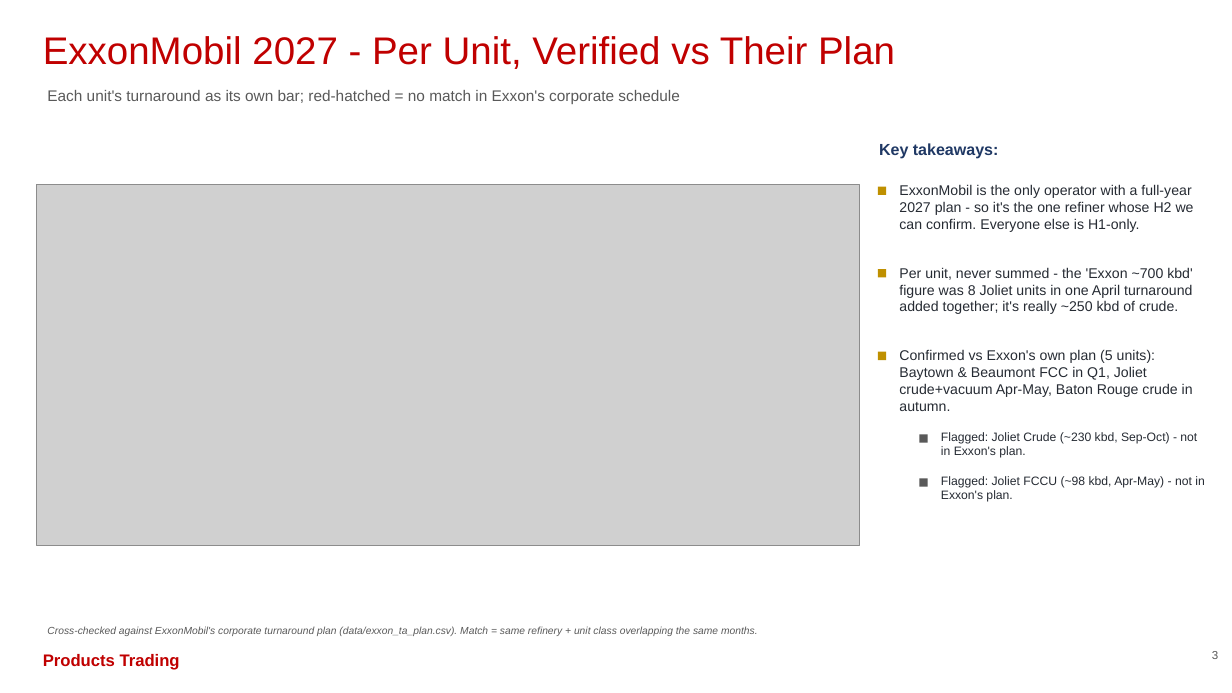
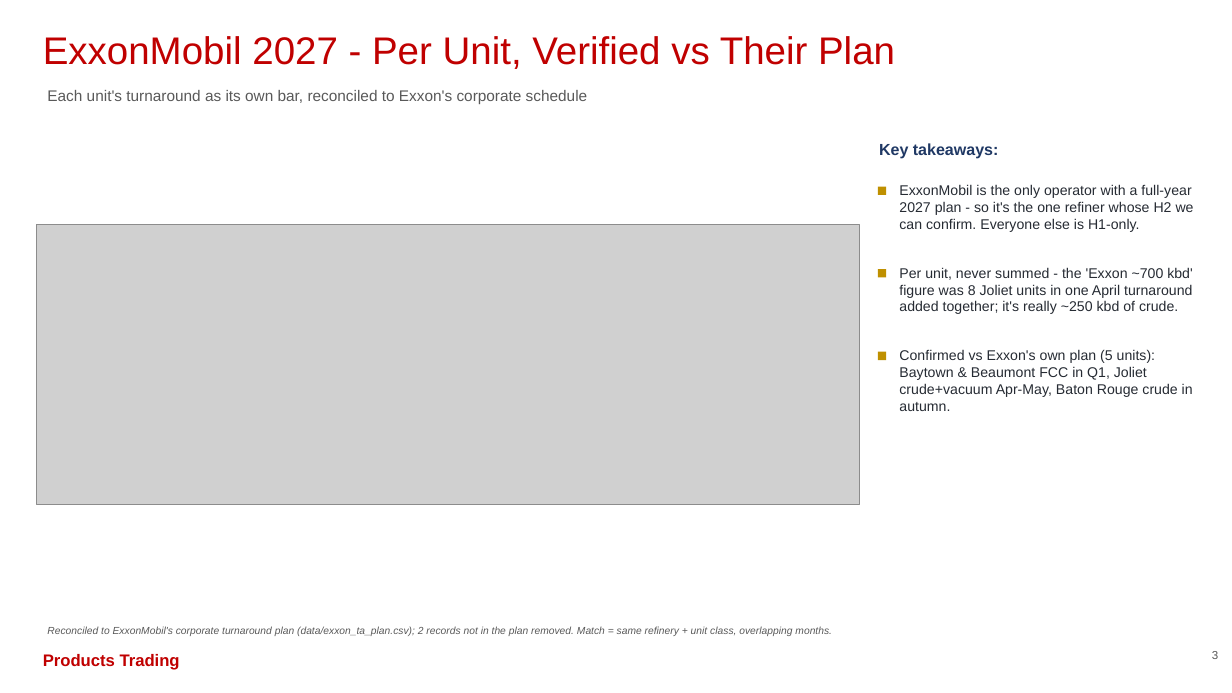
Before and after one commit to HoldenCole/Outages-script, a slide deck: slide 4 of output/outage_deck.pptx. Drawn at 1232x693 pixels with LibreOffice and Linux fonts; fonts in the diff are those of the drawing; grey boxes stand for pictures. Boxes give left, top, right and bottom in pixels: in the first picture for what was removed or moved away, otherwise in the second. Text is boxed around its words. In the diff, an @@ line names an element or a change of style, - is before the commit and + after.

```diff
--- a/output/outage_deck.pptx
+++ b/output/outage_deck.pptx
@@ text at bbox=[47, 90, 588, 104]: text changed @@
-Each unit's turnaround as its own bar; red-hatched = no match in Exxon's corporate schedule
+Each unit's turnaround as its own bar, reconciled to Exxon's corporate schedule
@@ picture: place and size @@
-picture at bbox=[37, 184, 860, 545]
+picture at bbox=[37, 225, 860, 505]
@@ rectangle removed at bbox=[920, 434, 928, 443] @@
@@ text removed at bbox=[941, 432, 1197, 458] @@
-Flagged: Joliet Crude (~230 kbd, Sep-Oct) - not in Exxon's plan.
@@ rectangle removed at bbox=[920, 479, 928, 487] @@
@@ text removed at bbox=[941, 476, 1204, 502] @@
-Flagged: Joliet FCCU (~98 kbd, Apr-May) - not in Exxon's plan.
@@ text at bbox=[47, 626, 832, 636]: text changed @@
-Cross-checked against ExxonMobil's corporate turnaround plan (data/exxon_ta_plan.csv). Match = same refinery + unit class overlapping the same months.
+Reconciled to ExxonMobil's corporate turnaround plan (data/exxon_ta_plan.csv); 2 records not in the plan removed. Match = same refinery + unit class, overlapping months.
```
Also in this commit, not shown: 1 other slide changed, 4 other files.
